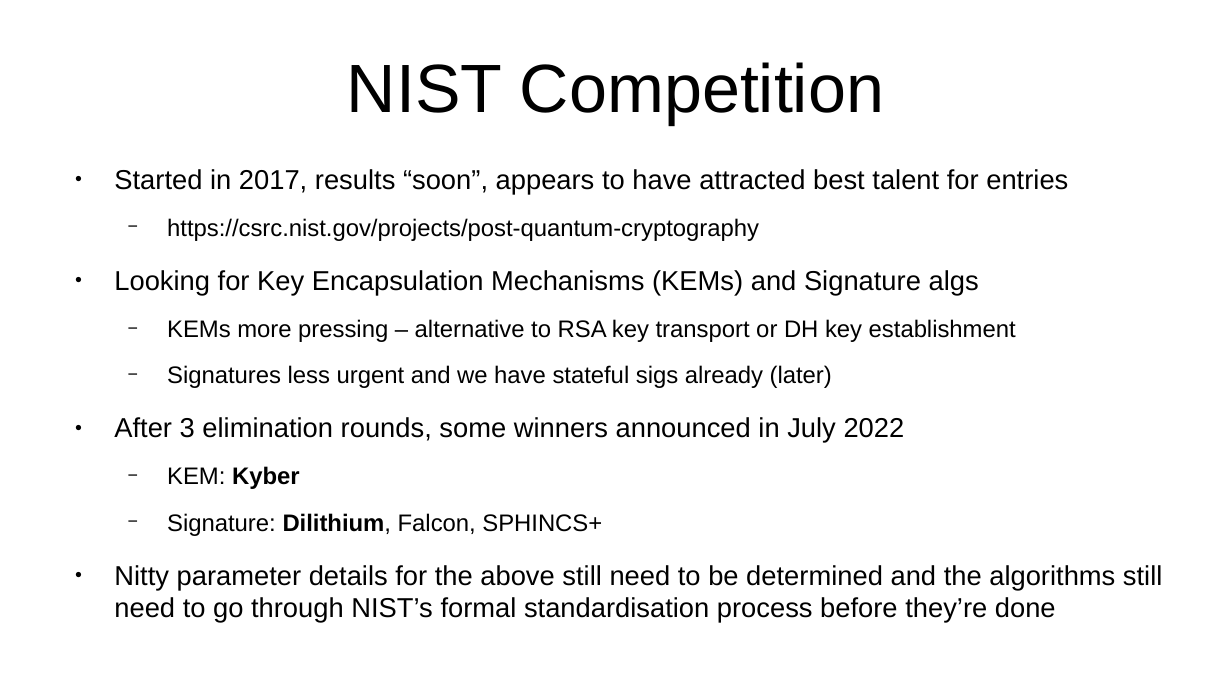
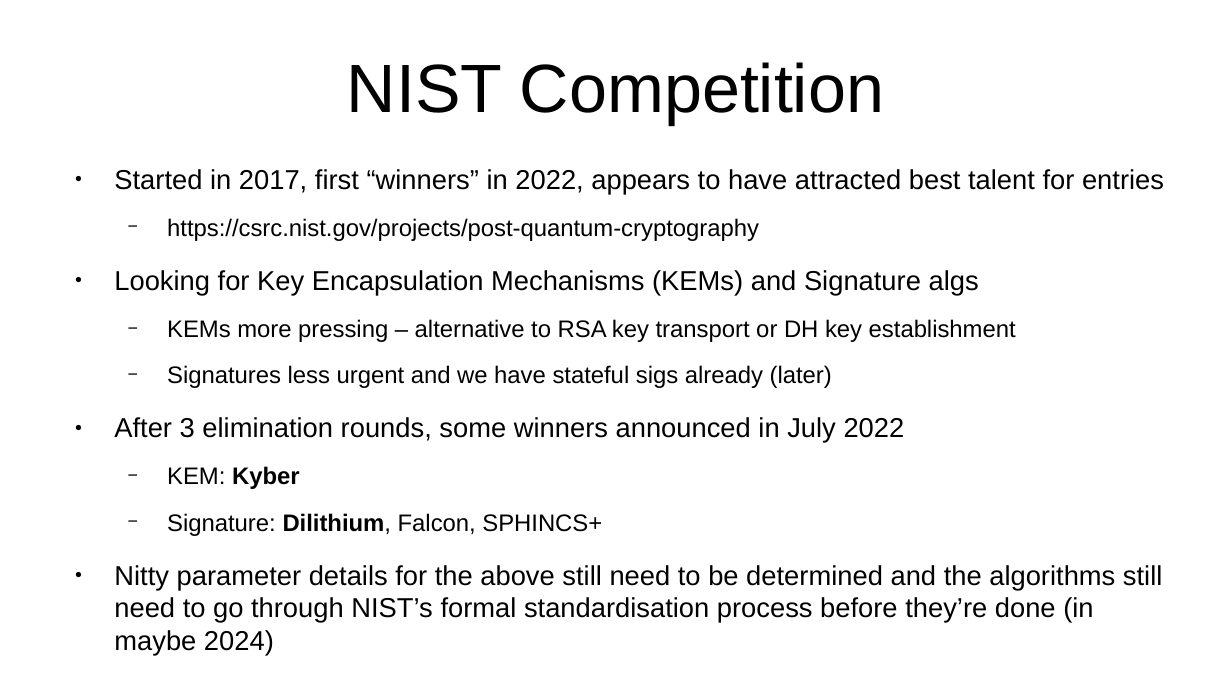
Before and after one commit to sftcd/cs7053, a slide deck: slide 8 of 2023lectures/05-pqc.odp. Drawn at 1232x693 pixels with LibreOffice and Linux fonts; fonts in the diff are those of the drawing. Boxes give left, top, right and bottom in pixels: in the first picture for what was removed or moved away, otherwise in the second. Text is boxed around its words. In the diff, an @@ line names an element or a change of style, - is before the commit and + after.

Commit message:
got to start of tls

```diff
--- a/2023lectures/05-pqc.odp
+++ b/2023lectures/05-pqc.odp
@@ text at (114, 169, 1164, 194): text changed @@
-● Started in 2017, results “soon”, appears to have attracted best talent for entries
+● Started in 2017, first “winners” in 2022, appears to have attracted best talent for entries
@@ text at (114, 565, 1162, 655): text changed @@
-● Nitty parameter details for the above still need to be determined and the algorithms still need to go through NIST’s formal standardisation process before they’re done
+● Nitty parameter details for the above still need to be determined and the algorithms still need to go through NIST’s formal standardisation process before they’re done (in maybe 2024)
```
Also in this commit, not shown: 9 other slides changed, 2 slides added, 2 slides removed, 8 other files.
